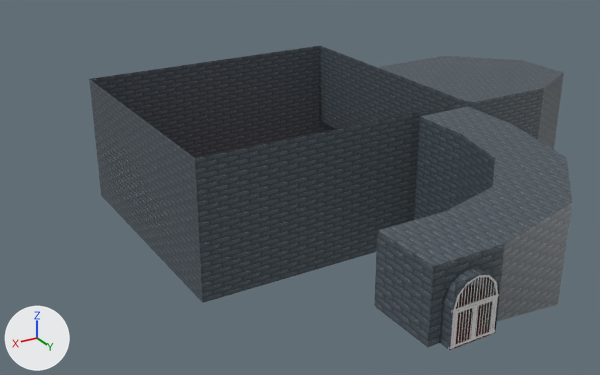
What one commit did to the Blender file Assets/World/_Sandbox/Skatepark/Raw/sb_skatepark.blend.
The view is the same before and after, from a 50 mm lens placed at (33.9, 34.2, 31.1), pointed at (-8.5, -36.4, -4.2). The axes (+X, +Y, +Z) are drawn at lower left. The lights are the same throughout.

Script lines for the objects in view, before the commit:
```python
ob_skatepark_entrance = bpy.data.objects.new('skatepark_entrance', me_level2_002)
ob_skatepark_entrance.location = (0.0, 0.0, 0.0)
ob_skatepark_gate = bpy.data.objects.new('skatepark_gate', me_cylinder)
ob_skatepark_gate.location = (0.0, -0.05, 0.0)
ob_skatepark_gatedoor_left = bpy.data.objects.new('skatepark_gatedoor_left', me_cylinder_001)
ob_skatepark_gatedoor_left.location = (1.75, -0.07, 0.0)
ob_skatepark_gatedoor_right = bpy.data.objects.new('skatepark_gatedoor_right', me_cylinder_002)
ob_skatepark_gatedoor_right.location = (-1.75, -0.07, 0.0)
ob_skatepark_prison = bpy.data.objects.new('skatepark_prison', me_level2_001)
ob_skatepark_prison.location = (-24.0, -26.0, -8.0)
ob_skatepark_testroom = bpy.data.objects.new('skatepark_testroom', me_level2_004)
ob_skatepark_testroom.location = (-24.0, -26.0, -8.0)
```
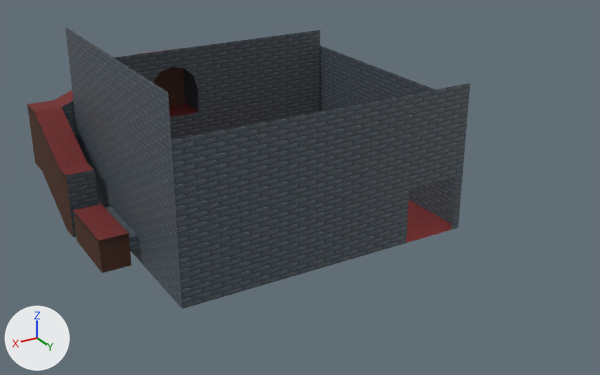
Location of each change, [x1, y1, x2, y2] in pixels of the pictures (600 x 375 px):
'skatepark_testroom', reshaped (17% wider, 10% taller): before [89, 46, 469, 303]; after [27, 27, 470, 309]
'skatepark_entrance', hidden: before [374, 107, 572, 350]
'skatepark_prison', deleted: before [319, 56, 564, 150]
'skatepark_gate', hidden: before [448, 275, 499, 349]
'skatepark_gatedoor_left', hidden: before [452, 305, 476, 348]
'skatepark_gatedoor_right', hidden: before [473, 297, 496, 340]
'skatepark_testroom_doorbevel', added: after [148, 64, 198, 88]
part 1 of me_level2_004, built on: before [89, 46, 468, 303]; after [27, 27, 470, 309]

The change, as a diff of the scene's bpy script:
```diff
--- a/Assets/World/_Sandbox/Skatepark/Raw/sb_skatepark.blend.py
+++ b/Assets/World/_Sandbox/Skatepark/Raw/sb_skatepark.blend.py
@@ mat_carpet2_dark @@
+mat_carpet2_dark = bpy.data.materials.new('Carpet2_Dark')
+# colours: red #bc5252
+# uses the picture img_tx_floor_png_003
@@ mat_bark @@
+mat_bark = bpy.data.materials.new('bark')
+# colours: grey #bcbcbc
+# uses the picture img_tx_bark_200_png
@@ mat_uv_planks @@
+mat_uv_planks = bpy.data.materials.new('uv_Planks')
+# colours: grey #bcbcbc
+# uses the picture img_tx_plank_flooring_200_png
@@ me_level2_004 @@
-me_level2_004.from_pydata(...)  # 20 vertices, 10 faces; spans x 2.0..32.0, y -28.0..0.0, z 0.0..14.0
+me_level2_004.from_pydata(...)  # 149 vertices, 130 faces; spans x 2.0..38.1, y -32.0..0.0, z 0.0..20.0
+# me_level2_004 part 1
+# 8 vertices are removed from x 2.0..32.0, y -28.0..-24.0, z 0.0..14.0
+# 7 faces are deleted
+# 2 vertices move from x 32.0, y 0.0, z 0.0..14.0 to x 34.0, y 0.0, z 0.0..14.0
+# 52 vertices are added at x 19.1..38.1, y -32.0..0.0, z 0.0..20.0
+# 5 new vertices lie (0.0, 0.0, 2.0) away from vertices in x 2.0..32.0, y -28.0..0.0, z 14.0
+# 26 new vertices lie (1.0, 0.0, 0.0) away from vertices in x 34.0..37.1, y -31.9..-9.9, z 0.0..11.0
+# 17 new vertices lie (-2.0, -0.1, 0.0) away from vertices in x 37.0..37.1, y -31.9..-9.9, z 0.0..11.0
+# 7 new vertices lie (-10.0, 0.0, 4.0) away from vertices in x 35.1, y -32.0..-29.0, z 4.0..11.0
+# 6 new vertices lie (0.0, 0.0, 1.5) away from vertices in x 25.1..38.1, y -29.0..-19.0, z 0.0..8.0
+# 6 new vertices lie (0.0, 0.0, -0.5) away from vertices in x 25.1..38.1, y -32.0..-20.9, z 7.0..15.0
+# 7 new vertices lie (-6.0, 0.0, 0.0) away from vertices in x 25.1, y -32.0..-29.0, z 8.0..15.0
+# 6 new vertices lie (0.0, 0.0, 1.5) away from vertices in x 19.1..38.1, y -29.0..-20.9, z 1.5..9.5
+# 5 new vertices lie (0.0, 1.0, 0.0) away from vertices in x 19.1..25.1, y -29.0, z 8.0..11.0
+# 13 new faces join them, mat_carpet2
+# 62 new faces join them, mat_wall
+# 30 new faces join them, mat_uv_planks
+# 12 new faces join them, mat_bark
+# 10 new faces join them, mat_carpet2_dark
 me_level2_004.materials.append(mat_wall)
 me_level2_004.materials.append(mat_carpet2)
+me_level2_004.materials.append(mat_uv_planks)
+me_level2_004.materials.append(mat_carpet2_dark)
+me_level2_004.materials.append(mat_bark)
@@ ob_skatepark_entrance @@
 ob_skatepark_entrance.location = (0.0, 0.0, 0.0)
+ob_skatepark_entrance.hide_set(True)
@@ ob_skatepark_prison @@
-ob_skatepark_prison = bpy.data.objects.new('skatepark_prison', me_level2_001)
@@ ob_skatepark_gate @@
 ob_skatepark_gate.location = (0.0, -0.05, 0.0)
+ob_skatepark_gate.hide_set(True)
@@ ob_skatepark_gatedoor_left @@
 ob_skatepark_gatedoor_left.location = (1.75, -0.07, 0.0)
+ob_skatepark_gatedoor_left.hide_set(True)
@@ ob_skatepark_gatedoor_right @@
 ob_skatepark_gatedoor_right.location = (-1.75, -0.07, 0.0)
+ob_skatepark_gatedoor_right.hide_set(True)
@@ ob_skatepark_testroom_doorbevel @@
+ob_skatepark_testroom_doorbevel = bpy.data.objects.new('skatepark_testroom_doorbevel', me_level2_005)  # 18 vertices, 18 faces, 2 loose edges; spans x -4.87..1.13, y -55.0..-54.0, z 3.0..6.0
+ob_skatepark_testroom_doorbevel.location = (0.0, 0.0, 0.0)
```
